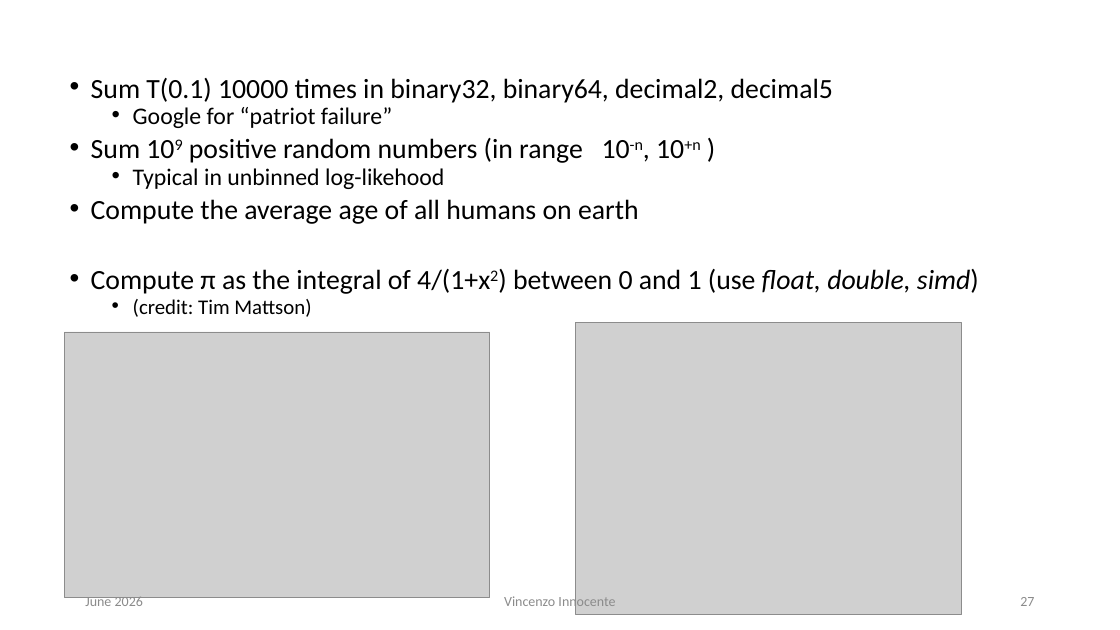
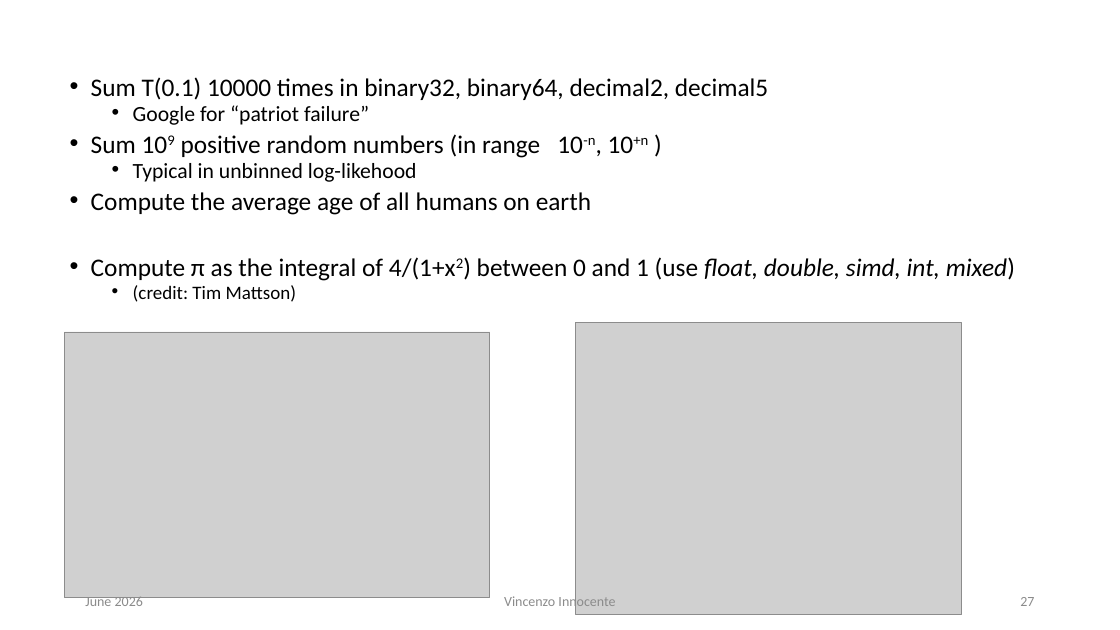
Before and after one commit to VinInn/FPCourse, a slide deck: slide 27 of Slides/FPforScientist.pptx. Drawn at 1120x630 pixels with LibreOffice and Linux fonts; fonts in the diff are those of the drawing; grey boxes stand for pictures. Boxes give left, top, right and bottom in pixels: in the first picture for what was removed or moved away, otherwise in the second. Text is boxed around its words. In the diff, an @@ line names an element or a change of style, - is before the commit and + after.

```diff
--- a/Slides/FPforScientist.pptx
+++ b/Slides/FPforScientist.pptx
@@ text at (91,77,768,302): size 23.8 to 21.7 pt in "Sum T(0.1) 10000 times in binary32, binary64, ...", "Sum 109 positive random numbers (in range ...", "Compute the average age of all humans ..."; size 20.4 to 18.6 pt in "Google for “patriot failure”", "Typical in unbinned log-likehood"; size 17.9 to 16.3 pt in "(credit: Tim Mattson)" @@
@@ text at (91,257,1015,281): text changed; size 23.8 to 21.7 pt @@
-• Compute π as the integral of 4/(1+x2) between 0 and 1 (use float, double, simd)
+• Compute π as the integral of 4/(1+x2) between 0 and 1 (use float, double, simd, int, mixed)
```
Also in this commit, not shown: 4 other slides changed.
